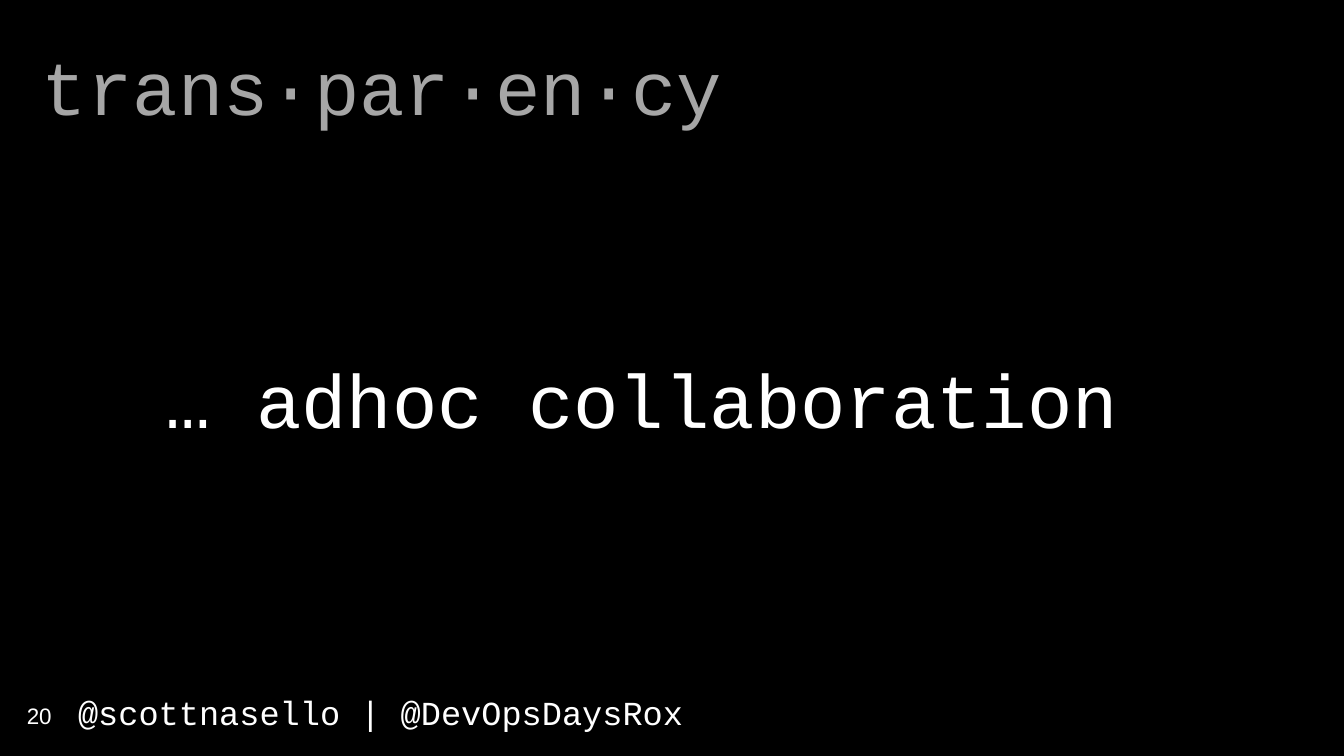
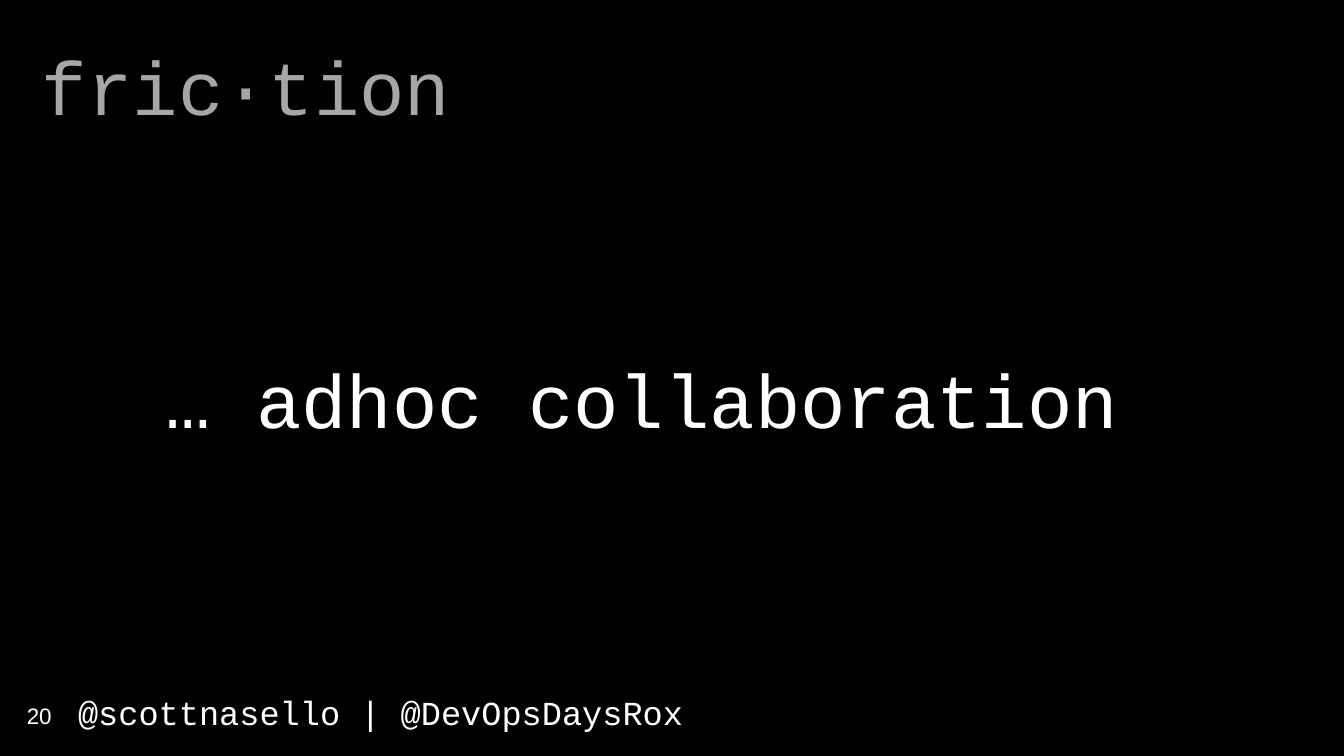
Before and after one commit to scottnasello/talks, a slide deck: slide 20 of 2017-04-10 Denver DevOpsDays/DevOpsDays Denver.pptx. Drawn at 1344x756 pixels with LibreOffice and Linux fonts; fonts in the diff are those of the drawing. Boxes give left, top, right and bottom in pixels: in the first picture for what was removed or moved away, otherwise in the second. Text is boxed around its words. In the diff, an @@ line names an element or a change of style, - is before the commit and + after.

```diff
--- a/2017-04-10 Denver DevOpsDays/DevOpsDays Denver.pptx
+++ b/2017-04-10 Denver DevOpsDays/DevOpsDays Denver.pptx
@@ text at [42,60,450,116]: text changed @@
-trans·par·en·cy
+fric·tion
```
Also in this commit, not shown: 4 other slides changed, 1 slide added, 1 slide removed.
